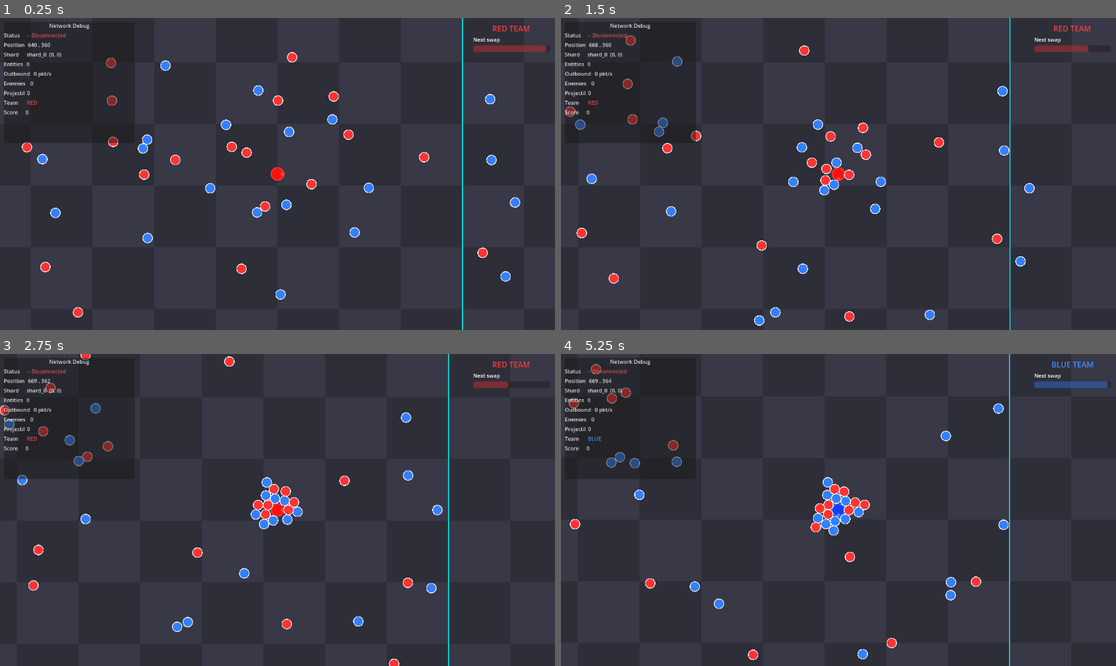
Above: before the commit, frames 1-4 (two rows, left to right).
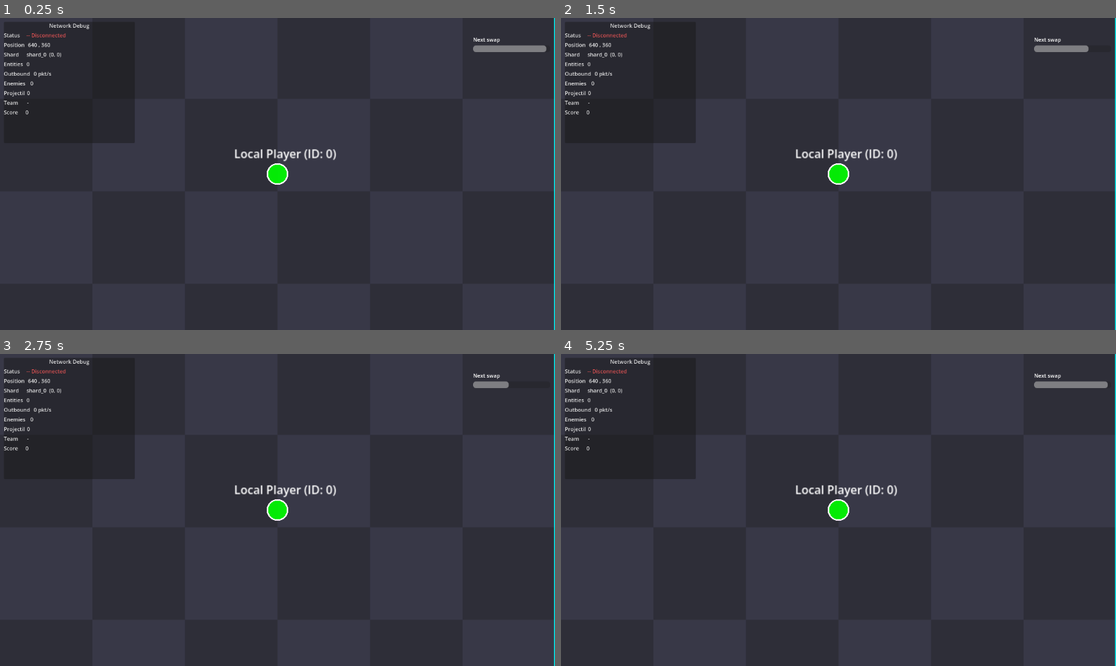
Above: after the commit, the same moments.

Repository: Strawbeewwy/MMORPG_COURS_RESAUX
Game: Godot game, scene res://scenes/world.tscn
The game is run twice, just before and just after one commit, with the same random seed, the same clock (stepped at 60 frames per second) and the same inputs.
Inputs:
- Up to frame 1 (0.25 s): no input
- Up to frame 2 (1.5 s): hold Right (ui_right) 0.53-1.28 s; hold Down (ui_down) from 1.28 s (still down)
- Up to frame 3 (2.75 s): release Down (ui_down) at 2.03 s; hold Right (ui_right) from 2.03 s (still down)
- Up to frame 4 (5.25 s): release Right (ui_right) at 2.78 s; hold Up (ui_up) 2.78-3.53 s; hold Left (ui_left) 3.53-5.03 s; hold Down (ui_down) from 5.03 s (still down)

The runs differ from the first frame. In frame 1, 3.4% of the frame differs, in the area x 3-100%, y 0-100%; in frame 2, 3.4%, in the area x 0-100%, y 0-100%; in frame 3, 3.3%; in frame 4, 3.4%.

Commit message:
fix[Network] - Fix current implementation of multiplayer entity replication system with network optimizations
- Add Topic::Client support for direct client messaging in Spatial/Broker
- Implement RegisterEntity broadcasting to subscribed clients per shard
- Add PositionUpdate relay system from Spatial to clients via Broker
- Create network interpolation and dead reckoning for smooth remote player movement
- Replace local gameplay with networked NetworkPlayer controller
- Add entity_id tracking in EntityRegistry (was using client_id incorrectly)
- Implement tweakable network parameters (interpolation speed, prediction time, snap distance)
- Add comprehensive logging throughout Spatial, Broker, and Godot client
- Fix Broker relay to handle Topic::Client and wrap payloads in Broadcast messages
- Update world.tscn to remove LocalPlayer/LocalEnemySpawner, add NetworkPlayer

Breaking changes:
- Entity tracking now uses entity_id as primary key instead of client_id
- Clients must connect via Launcher to receive proper CLIENT_ID env variable

Network optimizations:
- Linear interpolation with configurable speed (default: 15.0)
- Dead reckoning prediction during network latency (max 300ms)
- Automatic velocity calculation for smooth movement prediction
- Snap distance threshold (100px) for teleport corrections

Diff:
--- a/GodotClient/game/scenes/entities/remote_player.gd
+++ b/GodotClient/game/scenes/entities/remote_player.gd
@@ -1,18 +1,72 @@
-# remote_player.gd — Visual representation of a remote player.
+# remote_player.gd — Visual representation of a remote player with network interpolation.
 # Instantiated by EntityRegistry (Rust) when a player_joined event arrives.
-# Uses a simple colored circle as placeholder — replace with AnimatedSprite2D later.
+# Uses position interpolation and dead reckoning for smooth movement.
 extends Node2D
 
-## The server-assigned id for this remote player.
+## Network optimization parameters (tweakable)
+@export var interpolation_speed: float = 15.0  ## Higher = faster snap to server position
+@export var dead_reckoning_enabled: bool = true  ## Enable client-side prediction
+@export var dead_reckoning_speed: float = 180.0  ## Estimated movement speed for prediction
+@export var max_prediction_time: float = 0.3  ## Max time to predict without server update
+@export var snap_distance: float = 100.0  ## Distance threshold to snap instantly
+
+## The server-assigned entity id.
+var entity_id: int = 0
+## The client id who controls this entity.
 var client_id: int = 0
+
+## Network state
+var _target_position: Vector2 = Vector2.ZERO
+var _last_velocity: Vector2 = Vector2.ZERO
+var _time_since_update: float = 0.0
+var _last_server_position: Vector2 = Vector2.ZERO
 
 @onready var label: Label = $Label
 
 func _ready() -> void:
-	label.text = "P#%d" % client_id
+	label.text = "E#%d (P#%d)" % [entity_id, client_id]
+	_target_position = position
+	_last_server_position = position
+
+func _process(delta: float) -> void:
+	_time_since_update += delta
+
+	# Dead reckoning: predict position if enabled
+	if dead_reckoning_enabled and _time_since_update < max_prediction_time:
+		if _last_velocity.length_squared() > 0.01:
+			_target_position += _last_velocity * delta
+
+	# Interpolate towards target position
+	var distance = position.distance_to(_target_position)
+
+	if distance > snap_distance:
+		# Too far: snap instantly (likely teleport or major correction)
+		position = _target_position
+	elif distance > 0.5:
+		# Smooth interpolation
+		position = position.lerp(_target_position, interpolation_speed * delta)
+	else:
+		# Close enough
+		position = _target_position
+
+## Called by entity_registry when server sends position update
+func update_server_position(new_pos: Vector2) -> void:
+	_last_server_position = _target_position
+	_target_position = new_pos
+
+	# Calculate velocity for dead reckoning
+	if _time_since_update > 0.0:
+		_last_velocity = (new_pos - _last_server_position) / _time_since_update
+
+	_time_since_update = 0.0
 
 func _draw() -> void:
-	# Placeholder: cyan filled circle, radius 12
+	# Cyan filled circle for remote players
 	draw_circle(Vector2.ZERO, 12.0, Color(0.0, 1.0, 0.9, 0.85))
 	# Thin white outline
 	draw_arc(Vector2.ZERO, 12.0, 0.0, TAU, 32, Color.WHITE, 1.5)
+
+	# Debug: draw velocity vector if dead reckoning enabled
+	if dead_reckoning_enabled and _last_velocity.length() > 1.0:
+		var vel_normalized = _last_velocity.normalized() * 20.0
+		draw_line(Vector2.ZERO, vel_normalized, Color(1.0, 1.0, 0.0, 0.6), 2.0)
--- a/GodotClient/game/scenes/entity_registry.gd
+++ b/GodotClient/game/scenes/entity_registry.gd
@@ -7,7 +7,7 @@
 
 const REMOTE_PLAYER_SCENE := preload("res://scenes/entities/remote_player.tscn")
 
-## client_id (int) → Node2D instance
+## entity_id (int) → Node2D instance
 var _entities: Dictionary = {}
 
 func _ready() -> void:
@@ -20,22 +20,31 @@
 
 # ── Signal handlers ───────────────────────────────────────────────────────────
 
-func _on_position_received(client_id: int, x: float, y: float) -> void:
-	if _entities.has(client_id):
-		_entities[client_id].position = Vector2(x, y)
+func _on_position_received(entity_id: int, x: float, y: float) -> void:
+	if _entities.has(entity_id):
+		var entity = _entities[entity_id]
+		# Use smooth interpolation if available
+		if entity.has_method("update_server_position"):
+			entity.update_server_position(Vector2(x, y))
+		else:
+			entity.position = Vector2(x, y)
 
-func _on_player_joined(client_id: int) -> void:
-	if _entities.has(client_id):
+func _on_player_joined(client_id: int, entity_id: int, x: float, y: float) -> void:
+	if _entities.has(entity_id):
 		return
 	var node: Node2D = REMOTE_PLAYER_SCENE.instantiate()
+	node.entity_id = entity_id
 	node.client_id = client_id
+	node.position = Vector2(x, y)
 	add_child(node)
-	_entities[client_id] = node
+	_entities[entity_id] = node
+	print("Entity spawned: entity_id=%d, client_id=%d at (%.1f, %.1f)" % [entity_id, client_id, x, y])
 
-func _on_player_left(client_id: int) -> void:
-	if _entities.has(client_id):
-		_entities[client_id].queue_free()
-		_entities.erase(client_id)
+func _on_player_left(entity_id: int) -> void:
+	if _entities.has(entity_id):
+		_entities[entity_id].queue_free()
+		_entities.erase(entity_id)
+		print("Entity despawned: entity_id=%d" % entity_id)
 
 # ── Called by DebugHUD ────────────────────────────────────────────────────────
 
--- /dev/null
+++ b/GodotClient/game/scenes/gameplay/network_player.gd
@@ -0,0 +1,54 @@
+# network_player.gd — Local player controller with network movement
+extends CharacterBody2D
+
+@export var move_speed: float = 200.0
+
+var my_client_id: int = 0
+var my_entity_id: int = 0
+var is_controlled: bool = false
+
+@onready var label: Label = $Label
+@onready var camera: Camera2D = $Camera2D
+
+func _ready() -> void:
+	var net = get_node_or_null("/root/NetworkClient")
+	if net:
+		my_client_id = net.get_client_id()
+		is_controlled = (my_client_id > 0)
+		net.player_joined.connect(_on_player_joined)
+
+	if label:
+		label.text = "Local Player (ID: %d)" % my_client_id
+
+func _on_player_joined(client_id: int, entity_id: int, x: float, y: float) -> void:
+	# Check if this is our own entity
+	if client_id == my_client_id:
+		my_entity_id = entity_id
+		position = Vector2(x, y)
+		print("Local player spawned: entity_id=%d at (%.1f, %.1f)" % [entity_id, x, y])
+
+func _physics_process(_delta: float) -> void:
+	if not is_controlled:
+		return
+
+	var dir := _input_direction()
+	velocity = dir * move_speed
+	move_and_slide()
+
+	# Send position to server if moving
+	var net = get_node_or_null("/root/NetworkClient")
+	if net and dir != Vector2.ZERO:
+		net.send_movement(dir.x, dir.y)
+
+func _input_direction() -> Vector2:
+	var d := Vector2(
+		Input.get_axis("ui_left", "ui_right"),
+		Input.get_axis("ui_up", "ui_down")
+	)
+	return d.normalized() if d.length_squared() > 0.0 else Vector2.ZERO
+
+func _draw() -> void:
+	# Green filled circle for local player
+	draw_circle(Vector2.ZERO, 14.0, Color(0.0, 1.0, 0.0, 0.9))
+	# Thicker white outline
+	draw_arc(Vector2.ZERO, 14.0, 0.0, TAU, 32, Color.WHITE, 2.0)
--- /dev/null
+++ b/GodotClient/game/scenes/gameplay/network_player.tscn
@@ -0,0 +1,26 @@
+[gd_scene load_steps=3 format=3]
+
+[ext_resource type="Script" path="res://scenes/gameplay/network_player.gd" id="1"]
+
+[sub_resource type="CircleShape2D" id="CircleShape2D_1"]
+radius = 14.0
+
+[node name="NetworkPlayer" type="CharacterBody2D"]
+script = ExtResource("1")
+
+[node name="CollisionShape2D" type="CollisionShape2D" parent="."]
+shape = SubResource("CircleShape2D_1")
+
+[node name="Label" type="Label" parent="."]
+offset_left = -60.0
+offset_top = -40.0
+offset_right = 60.0
+offset_bottom = -17.0
+text = "Local Player"
+horizontal_alignment = 1
+vertical_alignment = 1
+
+[node name="Camera2D" type="Camera2D" parent="."]
+zoom = Vector2(1.5, 1.5)
+position_smoothing_enabled = true
+position_smoothing_speed = 10.0
--- a/GodotClient/game/scenes/ui/debug_hud.gd
+++ b/GodotClient/game/scenes/ui/debug_hud.gd
@@ -25,7 +25,21 @@
 	_set_status(false)
 
 func _process(delta: float) -> void:
+	# Check network connection status
+	var net = get_node_or_null("/root/NetworkClient")
+	if net:
+		var client_id = net.get_client_id()
+		if client_id > 0:
+			_set_status(true)
+		else:
+			_set_status(false)
+
+	# Get local player (network_player instead of local_player)
 	var player = get_tree().get_first_node_in_group("local_player")
+	if not player:
+		# Try to find NetworkPlayer
+		player = get_node_or_null("../NetworkPlayer")
+
 	if player:
 		_last_pos = player.global_position
 		_pos_label.text = "%.0f , %.0f" % [_last_pos.x, _last_pos.y]
@@ -36,19 +50,23 @@
 			_team_label.modulate = Color(1, 0.3, 0.3) if t_team == 0 else Color(0.3, 0.6, 1)
 		if player.has_method("get_score"):
 			_score_label.text = str(player.get_score())
+
 	_rate_timer += delta
 	if _rate_timer >= 1.0:
 		_send_rate = _sends_this_second
 		_sends_this_second = 0
 		_rate_timer = 0.0
 	_rate_label.text = "%d pkt/s" % _send_rate
+
 	var registry = get_tree().get_first_node_in_group("entity_registry")
 	if registry and registry.has_method("get_entity_count"):
 		_remote_count = registry.get_entity_count()
 	_entities_label.text = str(_remote_count)
+
 	var enemy_renderer = get_tree().get_first_node_in_group("enemy_renderer")
 	if enemy_renderer and enemy_renderer.has_method("get_enemy_count"):
 		_enemies_label.text = str(enemy_renderer.get_enemy_count())
+
 	var proj_mgr = get_tree().get_first_node_in_group("projectile_manager")
 	if proj_mgr and proj_mgr.has_method("get_projectile_count"):
 		_proj_label.text = str(proj_mgr.get_projectile_count())
--- a/GodotClient/game/scenes/world.tscn
+++ b/GodotClient/game/scenes/world.tscn
@@ -4,14 +4,11 @@
 [ext_resource type="PackedScene" path="res://scenes/levels/test_level.tscn" id="2"]
 [ext_resource type="PackedScene" path="res://scenes/ui/debug_hud.tscn" id="3"]
 [ext_resource type="Script" uid="uid://b4eseavoq8alp" path="res://scenes/ui/shard_boundary_debug.gd" id="4"]
-[ext_resource type="PackedScene" path="res://scenes/gameplay/player_local.tscn" id="5"]
+[ext_resource type="PackedScene" path="res://scenes/gameplay/network_player.tscn" id="5"]
 [ext_resource type="Script" uid="uid://dqi3fo1nwovl8" path="res://scenes/gameplay/enemy_renderer.gd" id="6"]
 [ext_resource type="Script" uid="uid://dpvhhyxc8763o" path="res://scenes/gameplay/projectile_manager.gd" id="7"]
 [ext_resource type="Script" uid="uid://csfe67u0jjq7w" path="res://scenes/ui/color_swap_hud.gd" id="8"]
-[ext_resource type="PackedScene" path="res://scenes/gameplay/enemy.tscn" id="8_q5onr"]
 [ext_resource type="Script" uid="uid://bp4742re333q" path="res://scenes/gameplay/color_swap.gd" id="9"]
-[ext_resource type="Script" uid="uid://crsy2t5odbbb6" path="res://scenes/gameplay/local_enemy_spawner.gd" id="10"]
-[ext_resource type="PackedScene" path="res://scenes/gameplay/projectile.tscn" id="10_jhx03"]
 
 [node name="World" type="Node2D" unique_id=1217310598]
 
@@ -23,6 +20,9 @@
 [node name="EntityRegistry" type="Node2D" parent="." unique_id=709867117]
 script = ExtResource("1")
 
+[node name="NetworkPlayer" parent="." unique_id=1369306630 instance=ExtResource("5")]
+position = Vector2(640, 360)
+
 [node name="EnemyRenderer" type="Node2D" parent="." unique_id=234224152]
 script = ExtResource("6")
 
@@ -32,14 +32,6 @@
 [node name="ColorSwap" type="Node" parent="." unique_id=879248730]
 script = ExtResource("9")
 
-[node name="LocalEnemySpawner" type="Node" parent="." unique_id=729102377]
-script = ExtResource("10")
-enemy_scene = ExtResource("8_q5onr")
-
-[node name="LocalPlayer" parent="." unique_id=1369306630 instance=ExtResource("5")]
-position = Vector2(640, 360)
-projectile_scene = ExtResource("10_jhx03")
-
 [node name="DebugHUD" parent="." unique_id=1087859414 instance=ExtResource("3")]
 
 [node name="ColorSwapHUD" type="CanvasLayer" parent="." unique_id=675722364]
Not shown, added: GodotClient/game/scenes/gameplay/network_player.gd.uid
Not shown, changed: Broker/src/net/relay.rs
Not shown, changed: GodotClient/rust/src/network/mod.rs
Not shown, changed: Shared/src/protocol/public_types/topic.rs
Not shown, changed: SpatialService/src/resources/client_map.rs
Not shown, changed: SpatialService/src/systems/receive.rs
